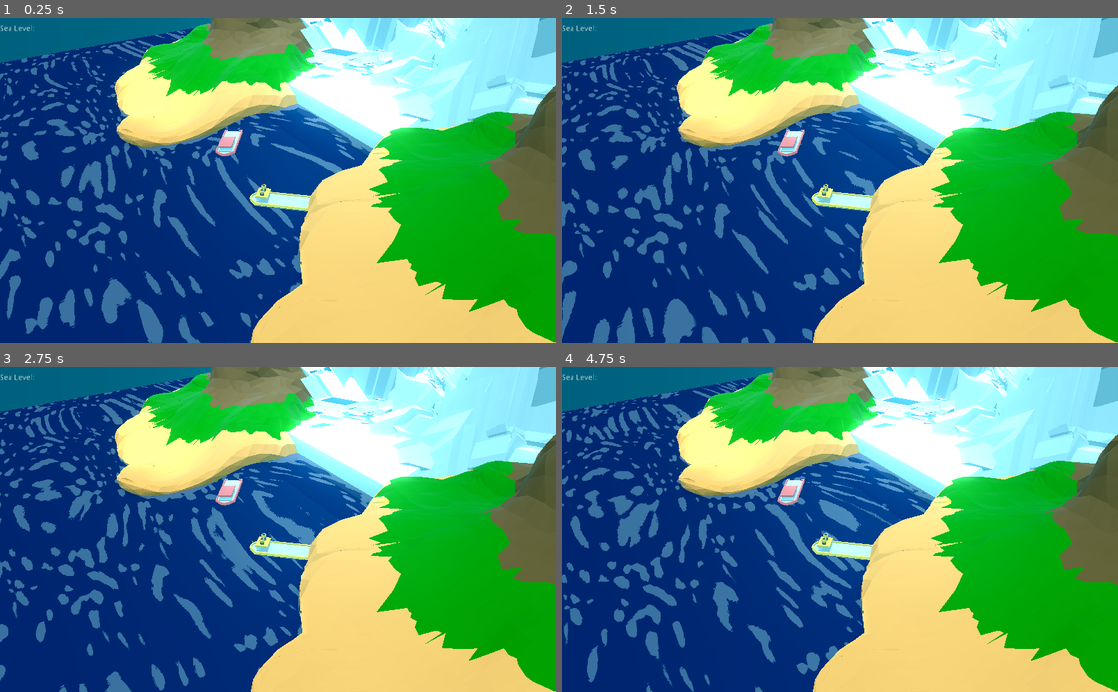
Above: before the commit, frames 1-4 (two rows, left to right).
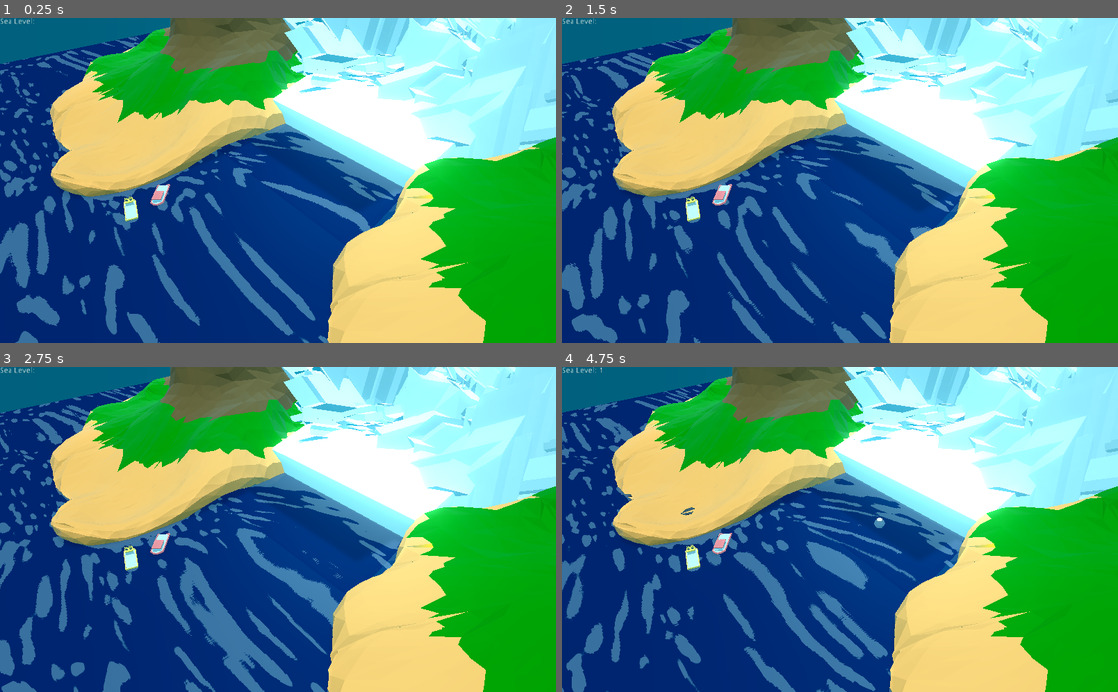
Above: after the commit, the same moments.

Repository: nikolajbaer/ld50
Game: Godot game, scene res://Scenes/root.tscn
Same seed, same stepped clock (60 frames per second), same inputs: the game is played once before the commit and once after it.
Inputs (mouse positions are in pixels of both pictures, inside the frame that each line leads up to):
- Up to frame 1 (0.25 s): no input
- Up to frame 2 (1.5 s): move the mouse to (962, 164) at 0.52 s; click (962, 164) at 0.67 s; drag from (728, 196) to (812, 245) at 1.27 s
- Up to frame 3 (2.75 s): move the mouse to (333, 458) at 2.02 s; click (333, 458) at 2.17 s
- Up to frame 4 (4.75 s): drag from (812, 594) to (673, 480) at 2.77 s; move the mouse to (1006, 578) at 3.52 s; click (1006, 578) at 3.67 s; drag from (673, 480) to (756, 448) at 4.27 s

The runs differ from the first frame. In frame 1, 52% of the frame differs, in the area x 0-100%, y 0-100%; in frame 2, 52%; in frame 3, 54%; in frame 4, 53%.

Commit message:
add limits on moving, win, i mean,.. lose condition, splash

Diff:
--- a/Scenes/Snowball.tscn
+++ b/Scenes/Snowball.tscn
@@ -1,10 +1,30 @@
-[gd_scene load_steps=4 format=2]
+[gd_scene load_steps=7 format=2]
 
 [ext_resource path="res://Snowball.gd" type="Script" id=1]
 
 [sub_resource type="SphereShape" id=1]
 
 [sub_resource type="SphereMesh" id=2]
+
+[sub_resource type="ParticlesMaterial" id=3]
+emission_shape = 5
+emission_ring_radius = 1.0
+emission_ring_inner_radius = 1.0
+emission_ring_height = 1.0
+emission_ring_axis = Vector3( 0, 1, 0 )
+direction = Vector3( 0, 1, 0 )
+spread = 94.09
+initial_velocity = 3.0
+
+[sub_resource type="SpatialMaterial" id=4]
+albedo_color = Color( 0.635294, 0.835294, 0.909804, 1 )
+
+[sub_resource type="SphereMesh" id=5]
+material = SubResource( 4 )
+radius = 0.25
+height = 0.5
+radial_segments = 12
+rings = 12
 
 [node name="Snowball" type="RigidBody"]
 collision_layer = 3
@@ -17,4 +37,13 @@
 mesh = SubResource( 2 )
 material/0 = null
 
+[node name="Particles" type="Particles" parent="."]
+emitting = false
+amount = 16
+lifetime = 0.5
+one_shot = true
+explosiveness = 1.0
+process_material = SubResource( 3 )
+draw_pass_1 = SubResource( 5 )
+
 [connection signal="input_event" from="." to="." method="_on_Snowball_input_event"]
--- a/Scenes/root.tscn
+++ b/Scenes/root.tscn
@@ -3,7 +3,7 @@
 [ext_resource path="res://Scenes/Wall.tscn" type="PackedScene" id=1]
 [ext_resource path="res://root.gd" type="Script" id=2]
 [ext_resource path="res://Shaders/RoystanToonWaterShader.tres" type="Material" id=3]
-[ext_resource path="res://default_env.tres" type="Environment" id=4]
+[ext_resource path="res://game_env.tres" type="Environment" id=4]
 [ext_resource path="res://Models/berg.glb" type="PackedScene" id=5]
 [ext_resource path="res://Models/island.glb" type="PackedScene" id=6]
 [ext_resource path="res://Models/Boats/watercraftPack_004.gltf" type="PackedScene" id=7]
@@ -24,7 +24,7 @@
 script = ExtResource( 2 )
 
 [node name="Camera" type="Camera" parent="."]
-transform = Transform( 0.523224, -0.472207, 0.709407, -0.0392443, 0.818212, 0.573577, -0.851292, -0.327949, 0.409576, 62.4747, 39.4442, 34.9126 )
+transform = Transform( 0.610474, -0.434802, 0.662018, -0.0392443, 0.818212, 0.573576, -0.791063, -0.376134, 0.482434, 42.6845, 34.7611, 28.0675 )
 fov = 44.8
 far = 1361.0
 
@@ -41,7 +41,7 @@
 [node name="Scene" type="Spatial" parent="."]
 
 [node name="Wall" parent="Scene" instance=ExtResource( 1 )]
-transform = Transform( 1, 0, 0, 0, 0.910907, -0.412611, 0, 0.412611, 0.910907, -5.76138, 0, -30.7134 )
+transform = Transform( 1, 0, 0, 0, 0.910907, -0.412611, 0, 0.412611, 0.910907, -5.76138, 0, -23.8451 )
 
 [node name="Ocean" type="Area" parent="Scene"]
 transform = Transform( 1, 0, 0, 0, 1, 0, 0, 0, 1, 0, -16.6603, 10.5548 )
@@ -49,7 +49,7 @@
 collision_mask = 2
 
 [node name="CollisionShape" type="CollisionShape" parent="Scene/Ocean"]
-transform = Transform( 1, 0, 0, 0, 1, 0, 0, 0, 1, 0, -2.23111, 0 )
+transform = Transform( 1, 0, 0, 0, 1, 0, 0, 0, 1, 0, 2.74666, 7.80637 )
 shape = SubResource( 1 )
 
 [node name="MeshInstance" type="MeshInstance" parent="Scene/Ocean"]
@@ -58,30 +58,39 @@
 mesh = SubResource( 7 )
 material/0 = ExtResource( 3 )
 
-[node name="watercraftPack_004" parent="Scene/Ocean/MeshInstance" instance=ExtResource( 7 )]
-transform = Transform( 0.00680716, 0, 0.00793279, 0, 0.05, 0, -0.00886902, 0, 0.00608858, -0.0264027, 0.955049, 0.0231903 )
+[node name="Boats" type="Spatial" parent="Scene/Ocean"]
+transform = Transform( 0.5, 0, 0, 0, 0.5, 0, 0, 0, 0.5, 0.114334, 0, -7.55032 )
 
-[node name="watercraftPack_005" parent="Scene/Ocean/MeshInstance" instance=ExtResource( 8 )]
-transform = Transform( 0.00718891, 0, -0.00695123, 0, 0.05, 0, 0.00695123, 0, 0.00718891, 0.222141, 0.954121, 0.0379552 )
+[node name="watercraftPack_004" parent="Scene/Ocean/Boats" instance=ExtResource( 7 )]
+transform = Transform( 0.680716, 0, 0.793279, 0, 1, 0, -0.886902, 0, 0.608858, -18.2153, 28.6256, 20.7053 )
 
-[node name="Spawn" type="Spatial" parent="Scene"]
-transform = Transform( 1, 0, 0, 0, 1, 0, 0, 0, 1, -0.120152, -1.75639, -13.783 )
+[node name="watercraftPack_005" parent="Scene/Ocean/Boats" instance=ExtResource( 8 )]
+transform = Transform( -0.278841, 0, -0.960338, 0, 1, 0, 0.960338, 0, -0.278841, -15.6056, 28.4043, 31.508 )
 
 [node name="Glacier" type="Area" parent="Scene"]
 transform = Transform( 35.0544, 0, 0, 0, 4.18055, -4.03034, 0, 1.16739, 14.4331, 0.18631, 2.22125, -30.7239 )
 collision_layer = 2
 collision_mask = 2
 
-[node name="MeshInstance" type="MeshInstance" parent="Scene/Glacier"]
-transform = Transform( 1, 0, 0, 0, 1, 0, 0, 0, 1, 0, 0.111332, -0.00900531 )
+[node name="GlacierMeshes" type="MeshInstance" parent="Scene/Glacier"]
+transform = Transform( 1, 0, 0, 0, 1, 0, 0, 0, 1, 0, 0.111, -0.009 )
 mesh = SubResource( 2 )
 material/0 = null
+
+[node name="berg" parent="Scene/Glacier/GlacierMeshes" instance=ExtResource( 5 )]
+transform = Transform( 0.0282299, 0.00410722, 0, -0.0319483, 0.219588, 0.061964, 0.00258407, -0.0177609, 0.0642734, -0.488395, -2.11705, -0.979676 )
+
+[node name="berg2" parent="Scene/Glacier/GlacierMeshes" instance=ExtResource( 5 )]
+transform = Transform( -0.0363632, 0, 0.0203327, -0.0302411, 0.2219, -0.0540834, -0.0313682, -0.0179479, -0.0560991, 0.600375, -3.14987, -0.271284 )
 
 [node name="CollisionShape" type="CollisionShape" parent="Scene/Glacier"]
 shape = SubResource( 3 )
 
 [node name="DropPoint" type="Spatial" parent="Scene/Glacier"]
 transform = Transform( 1, 0, 0, 0, 1, 0, 0, 0, 1, 0, 0.98555, 1.02228 )
+
+[node name="Spawn" type="Spatial" parent="Scene/Glacier"]
+transform = Transform( 0.0285271, 0, 0, 0, 0.2219, 0.061964, 0, -0.0179479, 0.0642734, -0.00874247, 1.23608, 1.10821 )
 
 [node name="RichTextLabel" type="RichTextLabel" parent="."]
 margin_right = 228.0
@@ -91,27 +100,35 @@
 margin_right = 40.0
 margin_bottom = 40.0
 
-[node name="HBoxContainer" type="HBoxContainer" parent="HUD"]
+[node name="VBoxContainer" type="VBoxContainer" parent="HUD"]
 margin_right = 40.0
 margin_bottom = 40.0
 
-[node name="Label" type="Label" parent="HUD/HBoxContainer"]
-margin_top = 13.0
+[node name="HBoxContainer" type="HBoxContainer" parent="HUD/VBoxContainer"]
+margin_right = 68.0
+margin_bottom = 14.0
+
+[node name="Label" type="Label" parent="HUD/VBoxContainer/HBoxContainer"]
 margin_right = 64.0
-margin_bottom = 27.0
+margin_bottom = 14.0
 text = "Sea Level:"
 
-[node name="SeaLevel" type="Label" parent="HUD/HBoxContainer"]
+[node name="SeaLevel" type="Label" parent="HUD/VBoxContainer/HBoxContainer"]
 margin_left = 68.0
-margin_top = 13.0
 margin_right = 68.0
-margin_bottom = 27.0
+margin_bottom = 14.0
 
-[node name="berg" parent="." instance=ExtResource( 5 )]
-transform = Transform( 0.989581, 0.143976, 0, -0.143976, 0.989581, 0, 0, 0, 1, -16.9341, -2.17904, -47.3351 )
-
-[node name="berg2" parent="." instance=ExtResource( 5 )]
-transform = Transform( -1.27469, 0, 0.712751, 0, 1, 0, -0.488043, 0, -0.87282, 21.2321, -9.35185, -38.3165 )
+[node name="GameOverLabel" type="Label" parent="HUD"]
+visible = false
+margin_left = 415.0
+margin_top = 235.0
+margin_right = 623.0
+margin_bottom = 323.0
+grow_horizontal = 2
+grow_vertical = 2
+text = "GAME OVER"
+align = 1
+valign = 1
 
 [node name="island" parent="." instance=ExtResource( 6 )]
 transform = Transform( 0.3745, 0, -0.800002, 0, 1.06635, 0, 0.896495, 0, 0.600911, -44.1783, -6.71732, -24.142 )
--- a/Snowball.gd
+++ b/Snowball.gd
@@ -38,8 +38,9 @@
 			translation = l0 + t * l
 			if translation.y < water_y:
 				translation.y = water_y
-			if translation.z > grab_point.z:
-				translation.z = grab_point.z
+			#if translation.z > grab_point.z + 20:
+			#	translation.z = grab_point.z + 20
+			translation.z = clamp(translation.z,-30,grab_point.z+20)
 	elif state == FLOATING or state == STUCK:
 		translation += float_velocity * delta
 		if state == FLOATING and bob < 10: # TODO make this a buoyant force instead..
@@ -53,6 +54,7 @@
 	bob = 0.01
 	water_y = translation.y
 	state = FLOATING
+	$Particles.emitting = true
 
 func stick_to_ice(flow_vel):
 	set_mode(RigidBody.MODE_KINEMATIC)
--- a/default_env.tres
+++ b/default_env.tres
@@ -14,43 +14,3 @@
 [resource]
 background_mode = 2
 background_sky = SubResource( 1 )
-background_sky_custom_fov = 6.8
-ambient_light_color = Color( 0, 0.972549, 1, 1 )
-ambient_light_energy = 1.4
-fog_enabled = true
-fog_sun_color = Color( 1, 1, 0, 1 )
-fog_sun_amount = 0.08
-fog_depth_begin = 275.0
-fog_depth_end = 1325.0
-fog_depth_curve = 2.2974
-fog_transmit_enabled = true
-fog_transmit_curve = 0.707107
-tonemap_exposure = 0.81
-tonemap_white = 2.89
-auto_exposure_enabled = true
-auto_exposure_scale = 1.05
-auto_exposure_min_luma = 0.76
-auto_exposure_max_luma = 2.5
-auto_exposure_speed = 0.01
-ss_reflections_fade_in = 0.109806
-ss_reflections_fade_out = 2.14355
-ss_reflections_depth_tolerance = 18.3
-glow_enabled = true
-glow_levels/2 = true
-glow_levels/3 = false
-glow_levels/4 = true
-glow_levels/5 = false
-glow_levels/6 = true
-glow_levels/7 = true
-glow_intensity = 0.19
-glow_strength = 0.94
-glow_blend_mode = 0
-glow_hdr_threshold = 0.68
-glow_hdr_luminance_cap = 3.83
-glow_hdr_scale = 0.8
-glow_bicubic_upscale = true
-glow_high_quality = true
-adjustment_enabled = true
-adjustment_brightness = 0.95
-adjustment_contrast = 1.4
-adjustment_saturation = 1.4
--- /dev/null
+++ b/game_env.tres
@@ -0,0 +1,56 @@
+[gd_resource type="Environment" load_steps=2 format=2]
+
+[sub_resource type="ProceduralSky" id=1]
+sky_top_color = Color( 0.694118, 0.847059, 0.882353, 1 )
+sky_horizon_color = Color( 0, 0, 0, 1 )
+sky_curve = 0.0839729
+ground_bottom_color = Color( 0.156863, 0.388235, 0.447059, 1 )
+ground_horizon_color = Color( 0.207843, 0.541176, 0.670588, 1 )
+sun_latitude = 6.17
+sun_longitude = 7.15
+sun_curve = 0.00743253
+sun_energy = 3.0
+
+[resource]
+background_mode = 2
+background_sky = SubResource( 1 )
+background_sky_custom_fov = 6.8
+ambient_light_color = Color( 0, 0.972549, 1, 1 )
+ambient_light_energy = 1.4
+fog_enabled = true
+fog_sun_color = Color( 1, 1, 0, 1 )
+fog_sun_amount = 0.08
+fog_depth_begin = 275.0
+fog_depth_end = 1325.0
+fog_depth_curve = 2.2974
+fog_transmit_enabled = true
+fog_transmit_curve = 0.707107
+tonemap_exposure = 0.81
+tonemap_white = 2.89
+auto_exposure_enabled = true
+auto_exposure_scale = 1.05
+auto_exposure_min_luma = 0.76
+auto_exposure_max_luma = 2.5
+auto_exposure_speed = 0.01
+ss_reflections_fade_in = 0.109806
+ss_reflections_fade_out = 2.14355
+ss_reflections_depth_tolerance = 18.3
+glow_enabled = true
+glow_levels/2 = true
+glow_levels/3 = false
+glow_levels/4 = true
+glow_levels/5 = false
+glow_levels/6 = true
+glow_levels/7 = true
+glow_intensity = 0.19
+glow_strength = 0.94
+glow_blend_mode = 0
+glow_hdr_threshold = 0.68
+glow_hdr_luminance_cap = 3.83
+glow_hdr_scale = 0.8
+glow_bicubic_upscale = true
+glow_high_quality = true
+adjustment_enabled = true
+adjustment_brightness = 0.95
+adjustment_contrast = 1.4
+adjustment_saturation = 1.4
--- a/root.gd
+++ b/root.gd
@@ -1,7 +1,7 @@
 extends Spatial
 
-onready var sea_level_label = $HUD/HBoxContainer/SeaLevel
-var Rock = preload("res://Scenes/Snowball.tscn")
+onready var sea_level_label = $HUD/VBoxContainer/HBoxContainer/SeaLevel
+var Snowball = preload("res://Scenes/Snowball.tscn")
 
 var rate
 var t
@@ -14,6 +14,14 @@
 var melt_level
 var start_sea_level
 const MELT_SPEED = 0.1 # effect of iceberg count on sea level rise
+var game_on = false
+var glacier_start
+
+const GLACIER_SPEED = 0.1
+
+const INEVITABLE_LEVEL = 100 # Total Submersion
+
+onready var tween = $Tween
 
 func _ready():
 	rate = 3.0
@@ -24,17 +32,21 @@
 	restored_snow = []
 	melt_level = 0
 	start_sea_level = $Scene/Ocean.global_transform.origin.y
+	# TODO change for start game button
+	game_on = true
 
 func _process(delta):
+	if not game_on: return
+
 	if t > rate:
 		t = 0
-		var b = Rock.instance()
-		# I broke $Spawn! But I don't really know what it means...
-		b.translation = $Scene/Spawn.translation
+		var b = Snowball.instance()
+		b.translation = $Scene/Glacier/Spawn.global_transform.origin
 		b.translation.x += rand_range(-5,5)
-		b.scale *= rand_range(0.5,1.5)
+		b.scale *= rand_range(0.85,1.75)
 		b.rotation.x = rand_range(-1,1)
 		b.rotation.z = rand_range(-1,1)
+		b.linear_velocity = Vector3(0,0,rand_range(1,3))
 		b.connect("grabbed",self,"_snowball_grabbed",[b])
 		b.add_to_group("snowballs")
 		add_child(b)
@@ -43,10 +55,20 @@
 		t += delta
 	flow_vel += delta * GLOBAL_WARMING
 
+	var water_level = start_sea_level + melt_level * MELT_SPEED
+	var water_change = water_level - $Scene/Ocean.translation.y
+	$Scene/Ocean.translation.y = water_level # TODO Tween
+
 	for snow in get_tree().get_nodes_in_group("snowballs"):
 		if snow.is_stuck() and snow.global_transform.origin.z > release_z:
 			snow.release_from_ice()
-	$Scene/Ocean.translation.y = start_sea_level + melt_level * MELT_SPEED
+		elif snow.is_floating():
+			snow.water_y += water_change	 # TODO Tween
+
+	$Scene/Glacier.translation.z += GLACIER_SPEED * delta
+
+	if melt_level > INEVITABLE_LEVEL:
+		game_over()
 
 func _on_Ocean_body_entered(body):
 	if body.get_mode() == RigidBody.MODE_RIGID:
@@ -71,3 +93,9 @@
 func _on_Ocean_body_exited(body):
 	if body.is_grabbed():
 		melt_level -= 1
+	else:
+		body.queue_free()
+
+func game_over():
+	game_on = false
+	$HUD/GameOverLabel.visible = true
